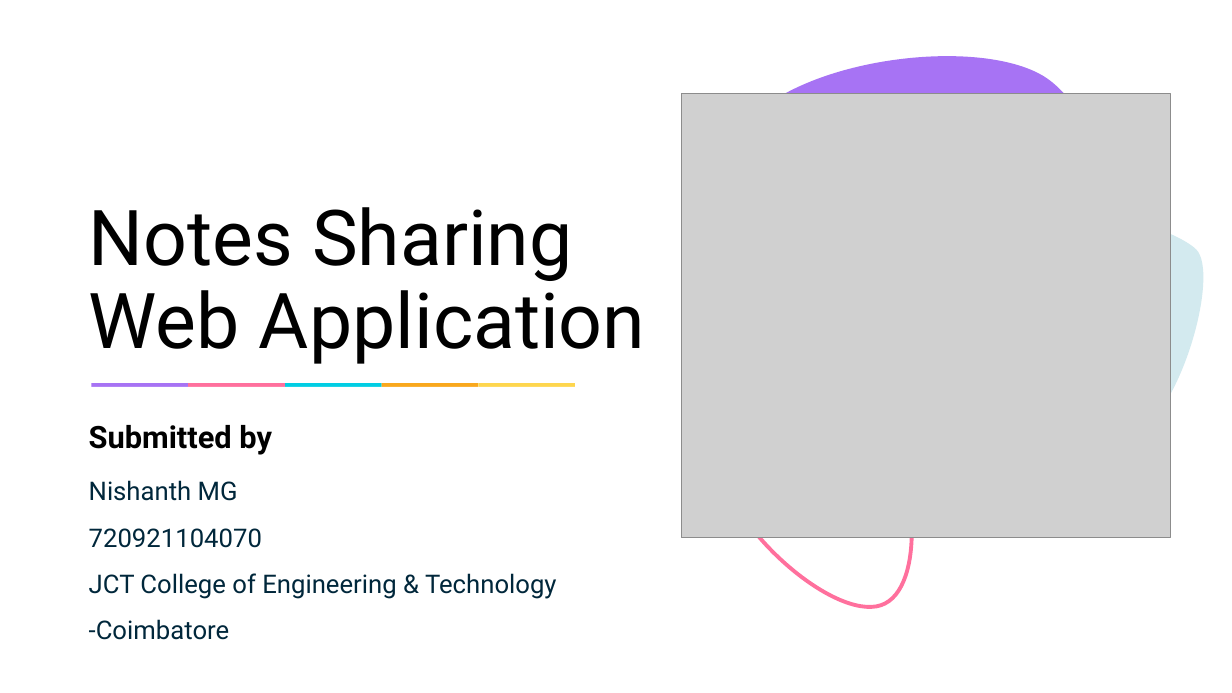
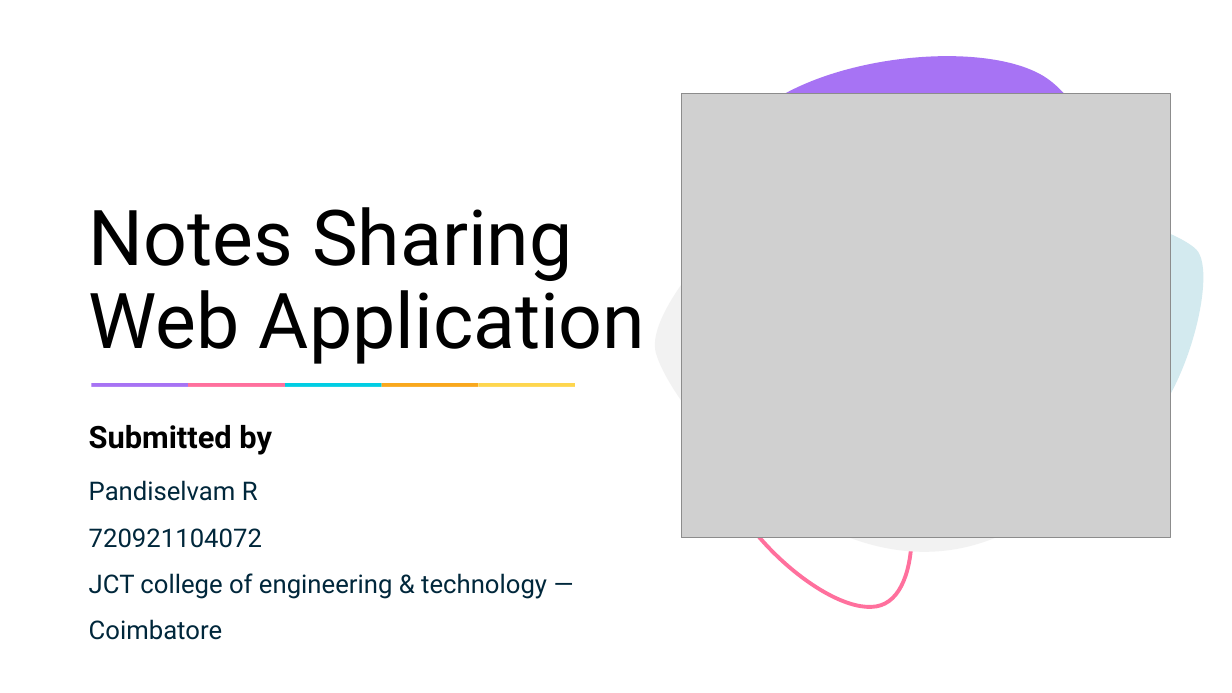
Before and after one commit to Pandiselvam07/NoteSharingWebApplicationUsingDjango_Pandiselvam-4072-Jct, a slide deck: slide 1 of NotesSharingApplication.pptx. Drawn at 1232x693 pixels with LibreOffice and Linux fonts; fonts in the diff are those of the drawing; grey boxes stand for pictures. Boxes give left, top, right and bottom in pixels: in the first picture for what was removed or moved away, otherwise in the second. Text is boxed around its words. In the diff, an @@ line names an element or a change of style, - is before the commit and + after.

```diff
--- a/NotesSharingApplication.pptx
+++ b/NotesSharingApplication.pptx
@@ freeform shape added at (655, 107, 1144, 552), fill #F2F2F2 @@
@@ text at (89, 480, 547, 640): text changed @@
-Nishanth MG
-720921104070
-JCT College of Engineering & Technology -Coimbatore
+Pandiselvam R
+720921104072
+JCT college of engineering & technology — Coimbatore
```
Also in this commit, not shown: 3 other slides changed.
